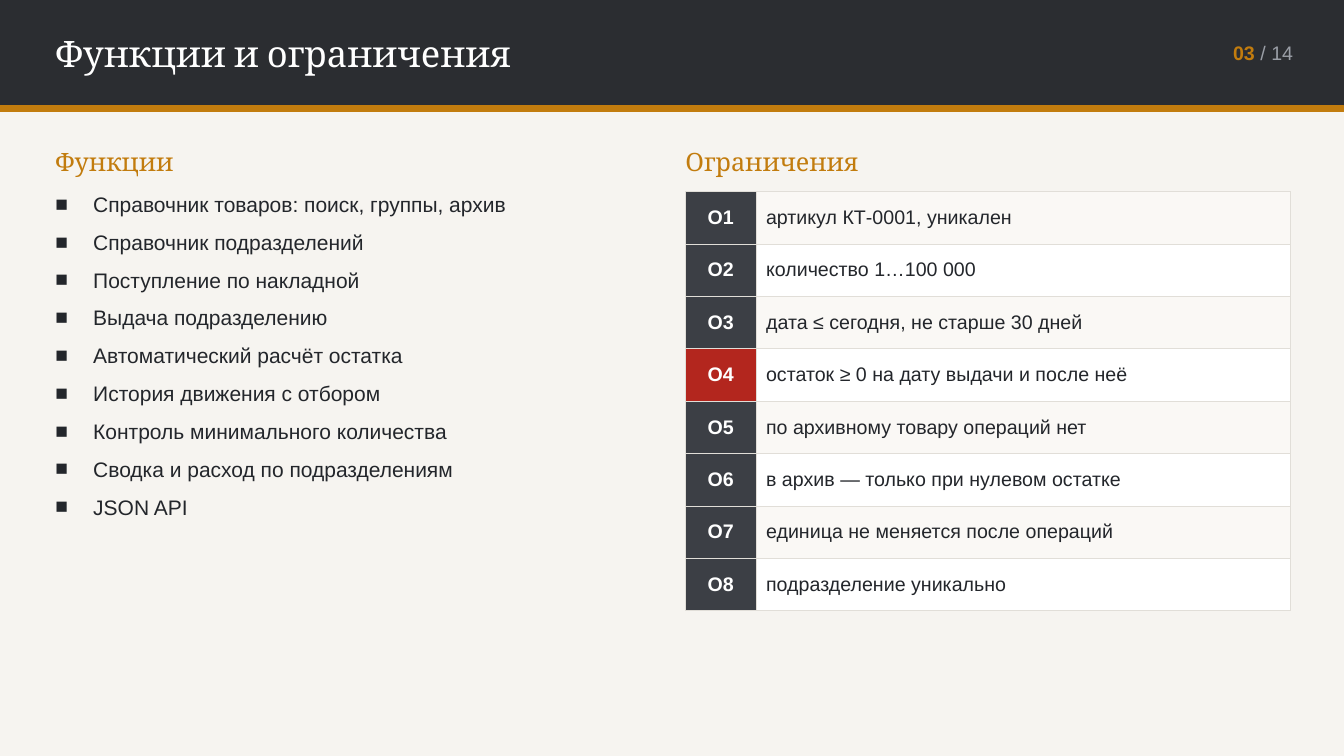
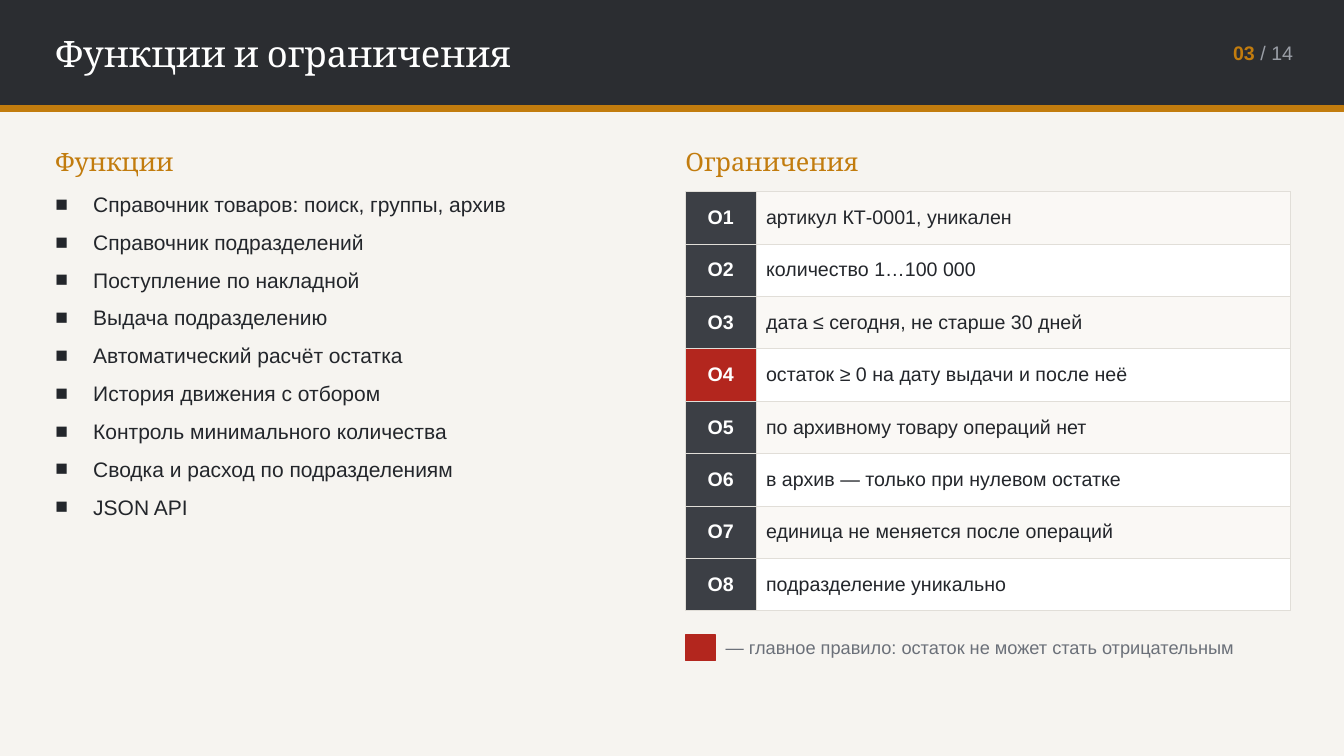
Before and after one commit to Black287234/KP-Vla, a slide deck: slide 3 of docs/Презентация.pptx. Drawn at 1344x756 pixels with LibreOffice and Linux fonts; fonts in the diff are those of the drawing. Boxes give left, top, right and bottom in pixels: in the first picture for what was removed or moved away, otherwise in the second. Text is boxed around its words. In the diff, an @@ line names an element or a change of style, - is before the commit and + after.

```diff
--- a/docs/Презентация.pptx
+++ b/docs/Презентация.pptx
@@ rectangle added at [686,635,716,660], fill #B3261E, outline #B3261E 1 pt @@
@@ text added at [749,644,1234,658], 13 pt, text #6B7079 @@
+— главное правило: остаток не может стать отрицательным
```
Also in this commit, not shown: 2 other slides changed, 1 slide added, 1 slide removed, 9 other files.
